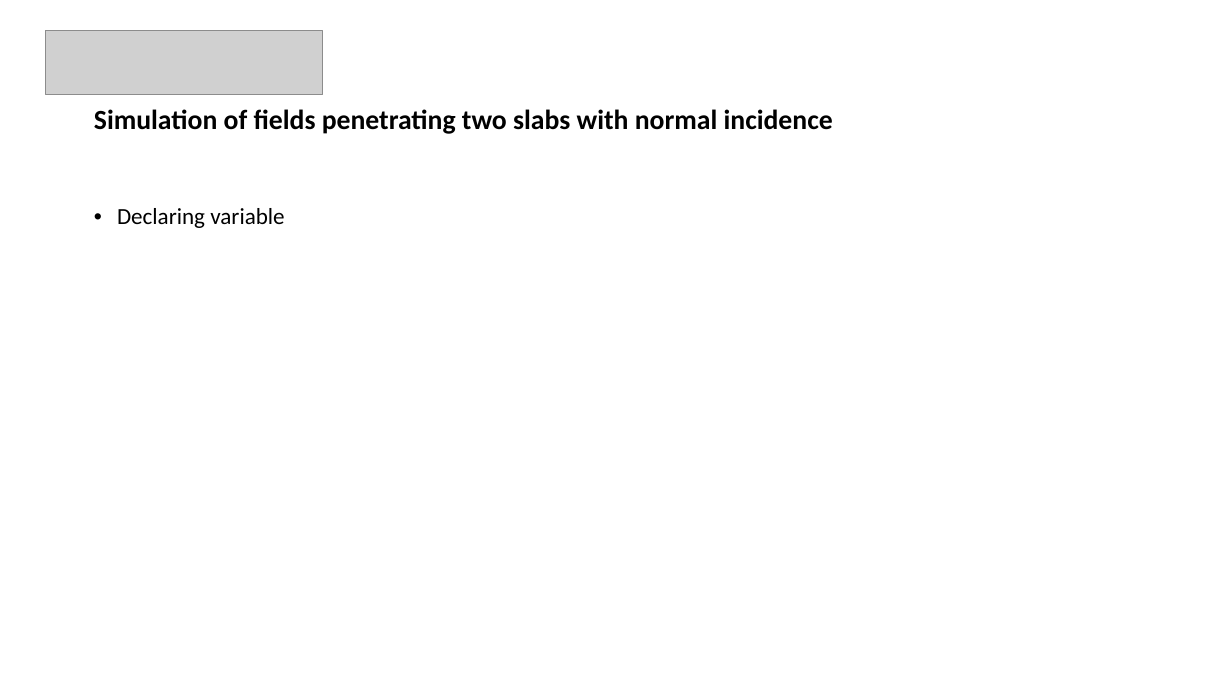
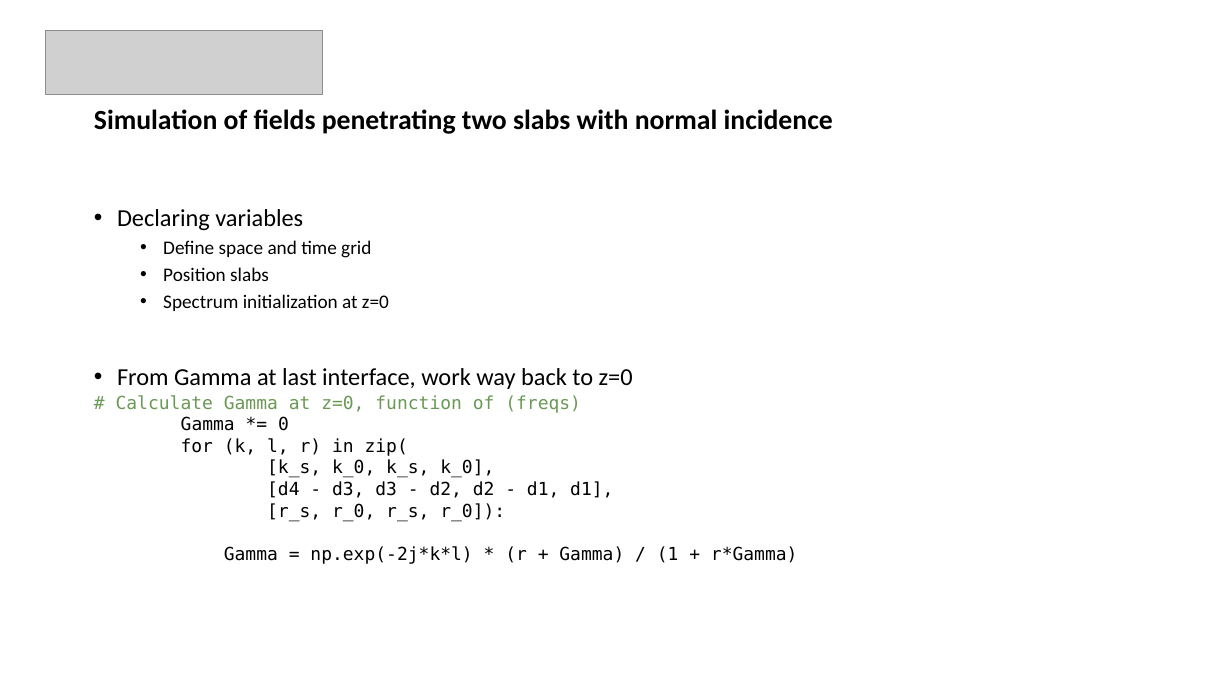
Before and after one commit to carbonnelleg/LELEC2350, a slide deck: slide 2 of python/Slabs/Slabs.pptx. Drawn at 1232x693 pixels with LibreOffice and Linux fonts; fonts in the diff are those of the drawing; grey boxes stand for pictures. Boxes give left, top, right and bottom in pixels: in the first picture for what was removed or moved away, otherwise in the second. Text is boxed around its words. In the diff, an @@ line names an element or a change of style, - is before the commit and + after.

```diff
--- a/python/Slabs/Slabs.pptx
+++ b/python/Slabs/Slabs.pptx
@@ text at (116, 209, 798, 564): text changed; size 18 to 14 pt; font Calibri to DejaVu Sans Mono @@
-• Declaring variable
+• Declaring variables
+  • Define space and time grid
+  • Position slabs
+  • Spectrum initialization at z=0
+• From Gamma at last interface, work way back to z=0
+# Calculate Gamma at z=0, function of (freqs)
+Gamma *= 0
+for (k, l, r) in zip(
+[k_s, k_0, k_s, k_0],
+[d4 - d3, d3 - d2, d2 - d1, d1],
+[r_s, r_0, r_s, r_0]):
+Gamma = np.exp(-2j*k*l) * (r + Gamma) / (1 + r*Gamma)
```
Also in this commit, not shown: 1 other slide changed.
